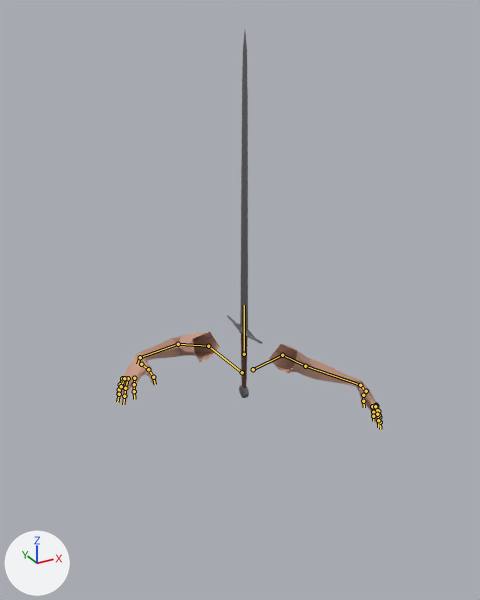
What one commit did to the Blender file Soulslike/res/item/longsword/longsword.blend.
Before and after are seen from a camera (50 mm lens) standing at (-1.06, -1.9, 1.18) and looking at (-0.02, 0.0, 0.22). The lights are fixed; the arrows at lower left show +X, +Y and +Z. The bones that bend it are drawn over the model as lines.

Objects in the first picture: 'Cube.001', 'Viewmodel'.
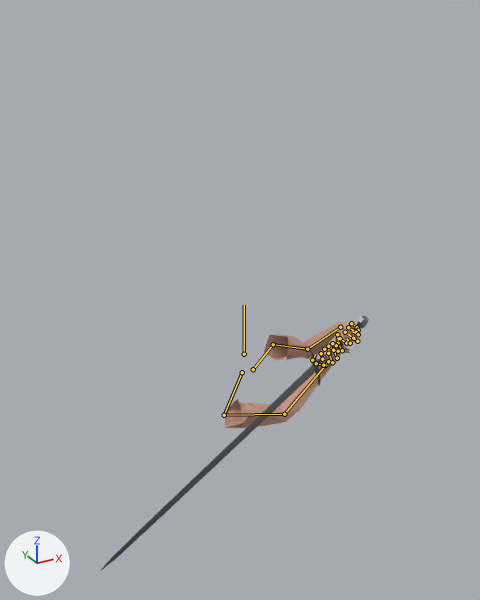
The newer file adds an action. The first version stands in its rest pose; the second is drawn at frame 5 of the action 'parry_hit'.

Boxes (x1, y1, x2, y2) around the edits, measured in the pictures (480 x 600 px):
'Viewmodel', posed (49% narrower, 9% taller): before (117, 332, 382, 429); after (225, 322, 360, 428)
'Cube.001', posed (632% wider, 30% shorter): before (227, 32, 263, 398); after (99, 316, 369, 572)
bone 'index_01_l', root to tip: before (376, 405) to (378, 411); after (340, 338) to (346, 343)
bone 'middle_01_l', root to tip: before (376, 406) to (379, 415); after (345, 332) to (353, 338)
bone 'middle_02_l', root to tip: before (379, 415) to (380, 422); after (353, 338) to (357, 341)
bone 'pinky_01_l', root to tip: before (372, 406) to (373, 412); after (351, 323) to (357, 327)
bone 'ring_01_l', root to tip: before (375, 406) to (377, 414); after (348, 327) to (356, 332)
bone 'ring_02_l', root to tip: before (377, 414) to (378, 420); after (356, 332) to (358, 334)
bone 'thumb_01_l', root to tip: before (366, 391) to (363, 395); after (337, 334) to (338, 343)
bone 'thumb_02_l', root to tip: before (363, 395) to (363, 401); after (338, 343) to (342, 350)
bone 'index_01_r', root to tip: before (134, 378) to (134, 384); after (325, 365) to (322, 359)
bone 'middle_01_r', root to tip: before (128, 378) to (125, 388); after (332, 362) to (328, 353)
bone 'pinky_01_r', root to tip: before (122, 378) to (120, 384); after (338, 351) to (336, 345)
bone 'pinky_02_r', root to tip: before (120, 384) to (119, 389); after (336, 345) to (332, 343)
bone 'ring_01_r', root to tip: before (124, 378) to (121, 386); after (337, 358) to (333, 350)
bone 'ring_02_r', root to tip: before (121, 386) to (119, 394); after (333, 350) to (328, 346)
bone 'ring_03_r', root to tip: before (119, 394) to (117, 402); after (328, 346) to (328, 350)
bone 'thumb_01_r', root to tip: before (141, 364) to (148, 369); after (323, 365) to (316, 363)
bone 'thumb_02_r', root to tip: before (148, 369) to (153, 377); after (316, 363) to (312, 360)

The change in detail:
Bone 'index_01_l' (bone_index_01_l) moves from (0.0, 0.0, 0.0) to (0.001, 0.003, -0.001).
Bone 'index_01_l' (bone_index_01_l) turns from (0, 0, 0) to (59, 0, 0) degrees about its own x, y and z.
Bone 'middle_01_l' (bone_middle_01_l) moves from (0.0, 0.0, 0.0) to (0.001, 0.002, 0.001).
Bone 'middle_01_l' (bone_middle_01_l) turns from (0, 0, 0) to (41, 0, 0) degrees about its own x, y and z.
Bone 'middle_02_l' (bone_middle_02_l) turns from (0, 0, 0) to (21, 0, 0) degrees about its own x, y and z.
Bone 'pinky_01_l' (bone_pinky_01_l) moves from (0.0, 0.0, 0.0) to (0.0, -0.006, 0.0).
Bone 'pinky_01_l' (bone_pinky_01_l) turns from (0, 0, 0) to (49, 0, 0) degrees about its own x, y and z.
Bone 'ring_01_l' (bone_ring_01_l) moves from (0.0, 0.0, 0.0) to (0.0, 0.0, 0.001).
Bone 'ring_01_l' (bone_ring_01_l) turns from (0, 0, 0) to (44, 0, 0) degrees about its own x, y and z.
Bone 'ring_02_l' (bone_ring_02_l) turns from (0, 0, 0) to (29, 0, 0) degrees about its own x, y and z.
Bone 'thumb_01_l' (bone_thumb_01_l) turns from (0, 0, 0) to (-2, 3, -7) degrees about its own x, y and z.
Bone 'thumb_02_l' (bone_thumb_02_l) turns from (0, 0, 0) to (25, 0, 0) degrees about its own x, y and z.
Bone 'index_01_r' (bone_index_01_r) turns from (0, 0, 0) to (51, 0, 0) degrees about its own x, y and z.
Bone 'middle_01_r' (bone_middle_01_r) moves from (0.0, 0.0, 0.0) to (0.0, -0.003, 0.0).
Bone 'middle_01_r' (bone_middle_01_r) turns from (0, 0, 0) to (56, 0, 0) degrees about its own x, y and z.
Bone 'pinky_01_r' (bone_pinky_01_r) moves from (0.0, 0.0, 0.0) to (0.0, 0.005, 0.014).
Bone 'pinky_01_r' (bone_pinky_01_r) turns from (0, 0, 0) to (41, 0, 0) degrees about its own x, y and z.
Bone 'pinky_02_r' (bone_pinky_02_r) turns from (0, 0, 0) to (22, 0, 0) degrees about its own x, y and z.
Bone 'ring_01_r' (bone_ring_01_r) moves from (0.0, 0.0, 0.0) to (0.002, 0.005, 0.001).
Bone 'ring_01_r' (bone_ring_01_r) turns from (0, 0, 0) to (60, 0, 0) degrees about its own x, y and z.
Bone 'ring_02_r' (bone_ring_02_r) turns from (0, 0, 0) to (-12, 0, 0) degrees about its own x, y and z.
Bone 'ring_03_r' (bone_ring_03_r) turns from (0, 0, 0) to (18, 0, 0) degrees about its own x, y and z.
Bone 'thumb_01_r' (bone_thumb_01_r) turns from (0, 0, 0) to (1, -11, 7) degrees about its own x, y and z.
Bone 'thumb_02_r' (bone_thumb_02_r) turns from (0, 0, 0) to (26, 0, 0) degrees about its own x, y and z.
Bone 'weapon_r' (bone_weapon_r) moves from (0.0, 0.0, 0.0) to (0.309, 0.008, 0.139).
Bone 'weapon_r' (bone_weapon_r) turns from (0, 0, 0) to (19, 72, 136) degrees about its own x, y and z.
Bone 'hand_ik_l' (bone_hand_ik_l) moves from (0.0, 0.0, 0.0) to (-0.099, -0.129, 0.533).
Bone 'hand_ik_l' (bone_hand_ik_l) turns from (0, 0, 0) to (59, -29, 22) degrees about its own x, y and z.
Bone 'hand_ik_r' (bone_hand_ik_r) moves from (0.0, 0.0, 0.0) to (0.167, -0.139, 0.309).
Bone 'hand_ik_r' (bone_hand_ik_r) turns from (0, 0, 0) to (-11, 50, -41) degrees about its own x, y and z.
